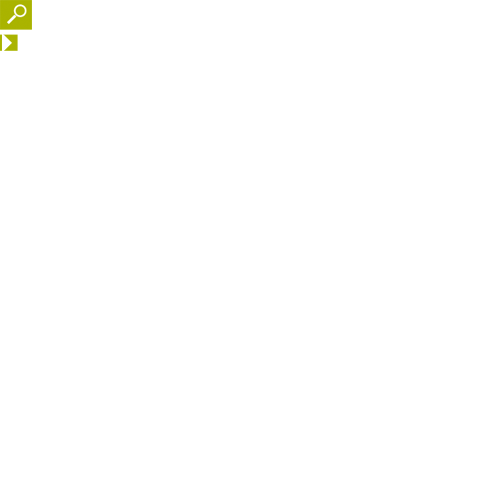
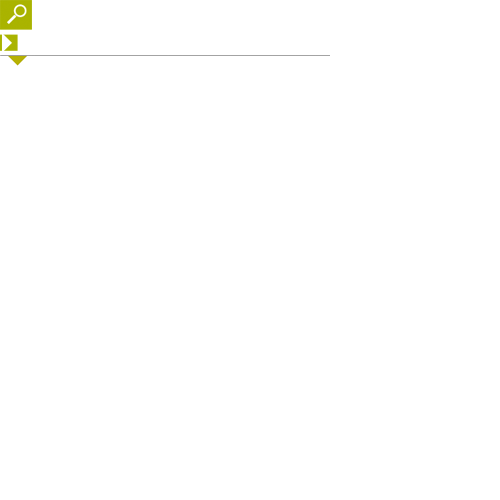
Layer changes from the first (500, 500) image to the second:
added layer "Laag 8" above "Laag 6" over [0, 55, 330, 66]
